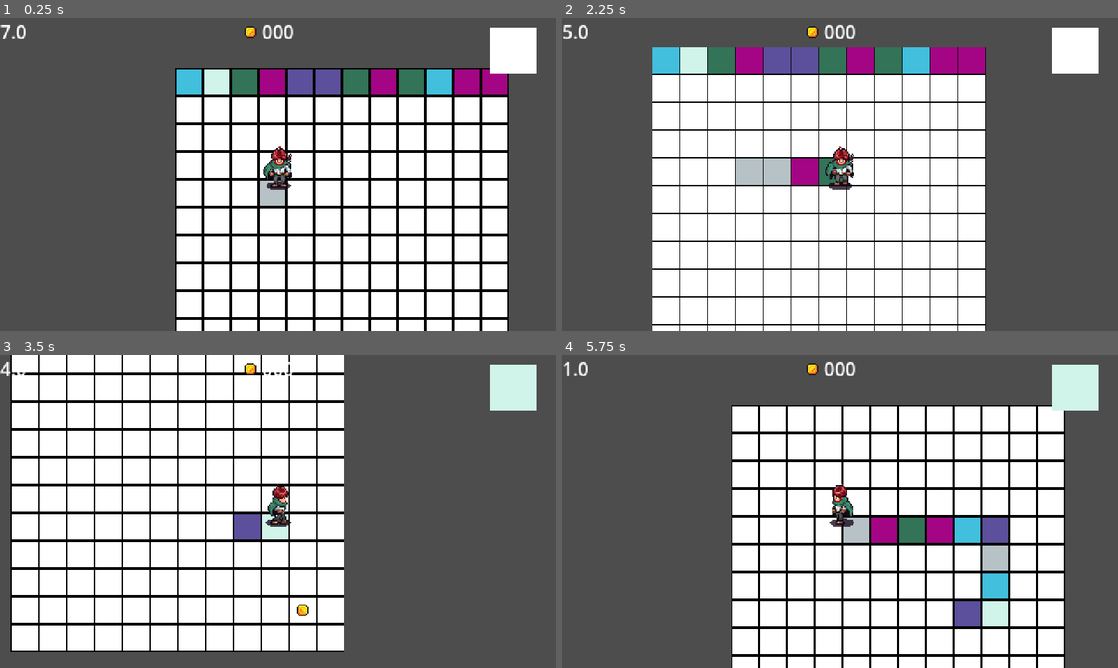
Above: before the commit, frames 1-4 (two rows, left to right).
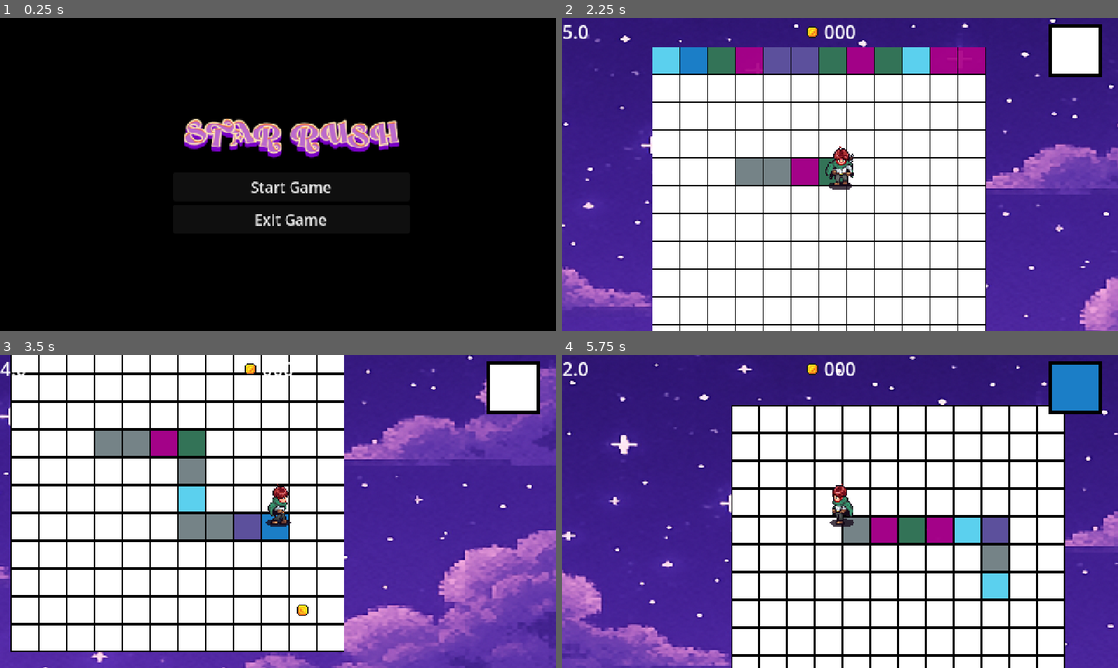
Above: after the commit, the same moments.

Repository: carlosveeck/star-rush
Game: Godot game, scene res://startgame.tscn
The game is run twice, just before and just after one commit, with the same random seed, the same clock (stepped at 60 frames per second) and the same inputs. Before the commit the project starts from res://node_2d.tscn.
Inputs (mouse positions are in pixels of both pictures, inside the frame that each line leads up to):
- Up to frame 1 (0.25 s): no input
- Up to frame 2 (2.25 s): click (851, 187) at 0.5 s, where only the run after the commit has a clickable "Start Game"; hold D (right) 1.28-2.03 s; hold S (down) from 2.03 s (still down)
- Up to frame 3 (3.5 s): release S (down) at 2.78 s; hold D (right) from 2.78 s (still down)
- Up to frame 4 (5.75 s): release D (right) at 3.53 s; hold W (up) 3.53-4.28 s; hold A (left) from 4.28 s (still down)

The runs differ from the first frame. In frame 1, 91% of the frame differs, in the area x 0-100%, y 0-100%; in frame 2, 46%; in frame 3, 46%; in frame 4, 52%.

Commit message:
feat: adição de background, tela inicial e alterações visuais pequenas

Diff:
--- a/starrush/Player/player.tscn
+++ b/starrush/Player/player.tscn
@@ -125,13 +125,13 @@
 
 [sub_resource type="AnimationLibrary" id="AnimationLibrary_ak7m6"]
 _data = {
-"RESET": SubResource("Animation_1e3nv"),
-"idle_down": SubResource("Animation_12k7h"),
-"idle_side": SubResource("Animation_yls4i"),
-"idle_up": SubResource("Animation_q2vf3"),
-"walk_down": SubResource("Animation_qmrll"),
-"walk_side": SubResource("Animation_aola0"),
-"walk_up": SubResource("Animation_opxgo")
+&"RESET": SubResource("Animation_1e3nv"),
+&"idle_down": SubResource("Animation_12k7h"),
+&"idle_side": SubResource("Animation_yls4i"),
+&"idle_up": SubResource("Animation_q2vf3"),
+&"walk_down": SubResource("Animation_qmrll"),
+&"walk_side": SubResource("Animation_aola0"),
+&"walk_up": SubResource("Animation_opxgo")
 }
 
 [sub_resource type="CircleShape2D" id="CircleShape2D_b7ihk"]
@@ -148,7 +148,7 @@
 
 [node name="AnimationPlayer" type="AnimationPlayer" parent="."]
 libraries = {
-"": SubResource("AnimationLibrary_ak7m6")
+&"": SubResource("AnimationLibrary_ak7m6")
 }
 
 [node name="StateMachine" type="Node" parent="."]
--- a/starrush/coin.tscn
+++ b/starrush/coin.tscn
@@ -37,8 +37,8 @@
 
 [sub_resource type="AnimationLibrary" id="AnimationLibrary_h4etq"]
 _data = {
-"RESET": SubResource("Animation_w14il"),
-"spin": SubResource("Animation_pdq0q")
+&"RESET": SubResource("Animation_w14il"),
+&"spin": SubResource("Animation_pdq0q")
 }
 
 [sub_resource type="CircleShape2D" id="CircleShape2D_0t63x"]
@@ -52,7 +52,7 @@
 
 [node name="AnimationPlayer" type="AnimationPlayer" parent="."]
 libraries = {
-"": SubResource("AnimationLibrary_h4etq")
+&"": SubResource("AnimationLibrary_h4etq")
 }
 autoplay = "spin"
 
--- a/starrush/game_over.tscn
+++ b/starrush/game_over.tscn
@@ -59,8 +59,8 @@
 
 [sub_resource type="AnimationLibrary" id="AnimationLibrary_ccer4"]
 _data = {
-"RESET": SubResource("Animation_yxx3c"),
-"fade_in": SubResource("Animation_y26ei")
+&"RESET": SubResource("Animation_yxx3c"),
+&"fade_in": SubResource("Animation_y26ei")
 }
 
 [node name="GameOver" type="Control"]
@@ -110,7 +110,7 @@
 
 [node name="EndAnim" type="AnimationPlayer" parent="."]
 libraries = {
-"": SubResource("AnimationLibrary_ccer4")
+&"": SubResource("AnimationLibrary_ccer4")
 }
 autoplay = "fade_in"
 
--- a/starrush/node_2d.tscn
+++ b/starrush/node_2d.tscn
@@ -1,13 +1,14 @@
-[gd_scene load_steps=16 format=3 uid="uid://ptt5jjtnj7l2"]
+[gd_scene load_steps=17 format=3 uid="uid://ptt5jjtnj7l2"]
 
 [ext_resource type="PackedScene" uid="uid://orlef60vd3v" path="res://Player/player.tscn" id="1_jm0qh"]
-[ext_resource type="Script" path="res://main.gd" id="1_tef7v"]
+[ext_resource type="Script" uid="uid://ce6g80nm2m1qh" path="res://main.gd" id="1_tef7v"]
 [ext_resource type="PackedScene" uid="uid://c16wj6duumgtj" path="res://tile.tscn" id="2_eul40"]
 [ext_resource type="PackedScene" uid="uid://bes8w6ctcyxhl" path="res://chosen_color.tscn" id="3_76hlw"]
 [ext_resource type="PackedScene" uid="uid://daejlbetahxvn" path="res://coin.tscn" id="4_q6r6c"]
-[ext_resource type="Script" path="res://coin_manager.gd" id="6_d21ai"]
+[ext_resource type="Script" uid="uid://deecdmu5lix0l" path="res://coin_manager.gd" id="6_d21ai"]
 [ext_resource type="Texture2D" uid="uid://1d81u23yvw5t" path="res://Collectible/Sprite/coin.png" id="6_kdubu"]
 [ext_resource type="AudioStream" uid="uid://bxo6smtqfn6af" path="res://1-34. Battle! Team Plasma.mp3" id="8_effvs"]
+[ext_resource type="Texture2D" uid="uid://dmv5lefmx383w" path="res://49989641-77bb-484b-bd79-e8d60cfd1987.png" id="9_4d7sh"]
 
 [sub_resource type="Animation" id="Animation_rj586"]
 length = 0.001
@@ -43,8 +44,8 @@
 
 [sub_resource type="AnimationLibrary" id="AnimationLibrary_4d7sh"]
 _data = {
-"RESET": SubResource("Animation_rj586"),
-"coin_spin": SubResource("Animation_d21ai")
+&"RESET": SubResource("Animation_rj586"),
+&"coin_spin": SubResource("Animation_d21ai")
 }
 
 [sub_resource type="RectangleShape2D" id="RectangleShape2D_d21ai"]
@@ -62,7 +63,7 @@
 [node name="Node2D" type="Node2D"]
 y_sort_enabled = true
 script = ExtResource("1_tef7v")
-tileColors = Array[Color]([Color(0.127934, 0.174892, 0.527099, 1), Color(0.360784, 0.313726, 0.611765, 1), Color(0.666667, 0, 0.533333, 0.933333), Color(0.717647, 0.760784, 0.776471, 1), Color(0.2, 0.45098, 0.341176, 1), Color(0.258824, 0.74902, 0.866667, 1), Color(0.815686, 0.956863, 0.917647, 1)])
+tileColors = Array[Color]([Color(0.127934, 0.174892, 0.527099, 1), Color(0.360784, 0.313726, 0.611765, 1), Color(0.666667, 0, 0.533333, 0.933333), Color(0.459832, 0.51226, 0.531203, 1), Color(0.2, 0.45098, 0.341176, 1), Color(0.356216, 0.815541, 0.931569, 1), Color(0.105209, 0.492775, 0.782225, 1)])
 tilePrefab = ExtResource("2_eul40")
 playerPreFab = ExtResource("2_eul40")
 chosenPreFab = ExtResource("3_76hlw")
@@ -120,7 +121,7 @@
 
 [node name="AnimationPlayer" type="AnimationPlayer" parent="HudCoins/control_coins/MarginContainer/coins_container/Sprite2D"]
 libraries = {
-"": SubResource("AnimationLibrary_4d7sh")
+&"": SubResource("AnimationLibrary_4d7sh")
 }
 
 [node name="StaticBody2D" type="StaticBody2D" parent="."]
@@ -165,6 +166,17 @@
 autostart = true
 
 [node name="CanvasLayer" type="CanvasLayer" parent="."]
+
+[node name="ColorRect2" type="ColorRect" parent="CanvasLayer"]
+anchors_preset = 1
+anchor_left = 1.0
+anchor_right = 1.0
+offset_left = -60.0
+offset_top = 5.0
+offset_right = -14.0
+offset_bottom = 51.0
+grow_horizontal = 0
+color = Color(0, 0, 0, 1)
 
 [node name="TimeRemaining" type="Label" parent="CanvasLayer"]
 offset_right = 40.0
@@ -183,8 +195,28 @@
 
 [node name="AudioStreamPlayer2D" type="AudioStreamPlayer2D" parent="."]
 stream = ExtResource("8_effvs")
+volume_db = -10.0
 autoplay = true
 parameters/looping = true
 
+[node name="Control" type="Control" parent="."]
+layout_mode = 3
+anchors_preset = 15
+anchor_right = 1.0
+anchor_bottom = 1.0
+grow_horizontal = 2
+grow_vertical = 2
+scale = Vector2(6.10327, 3.74417)
+
+[node name="TextureRect" type="TextureRect" parent="Control"]
+layout_mode = 0
+offset_left = -32.0
+offset_top = -31.0
+offset_right = 120.0
+offset_bottom = 129.0
+scale = Vector2(0.986049, 0.980699)
+texture = ExtResource("9_4d7sh")
+expand_mode = 1
+
 [connection signal="timeout" from="CountdownTimer" to="." method="_on_timer_timeout"]
 [connection signal="timeout" from="ColorTimer" to="." method="_on_color_timer_timeout"]
--- a/starrush/project.godot
+++ b/starrush/project.godot
@@ -11,8 +11,8 @@
 [application]
 
 config/name="StarRush"
-run/main_scene="res://node_2d.tscn"
-config/features=PackedStringArray("4.3", "Forward Plus")
+run/main_scene="uid://d0cqtscmeq4he"
+config/features=PackedStringArray("4.4", "Forward Plus")
 config/icon="res://icon.svg"
 
 [autoload]
--- /dev/null
+++ b/starrush/startgame.gd
@@ -0,0 +1,10 @@
+extends Control
+
+
+
+func _on_start_game_pressed() -> void:
+	get_tree().change_scene_to_file("res://node_2d.tscn")
+
+
+func _on_exit_game_pressed() -> void:
+	get_tree().quit()
--- /dev/null
+++ b/starrush/startgame.tscn
@@ -0,0 +1,52 @@
+[gd_scene load_steps=3 format=3 uid="uid://d0cqtscmeq4he"]
+
+[ext_resource type="Texture2D" uid="uid://nt0blsvov7hc" path="res://STAR-RUSH-07-04-2025 (1).png" id="1_61inq"]
+[ext_resource type="Script" uid="uid://yaglrdhhfhto" path="res://startgame.gd" id="1_lpm6y"]
+
+[node name="Control" type="Control"]
+layout_mode = 3
+anchors_preset = 15
+anchor_right = 1.0
+anchor_bottom = 1.0
+grow_horizontal = 2
+grow_vertical = 2
+script = ExtResource("1_lpm6y")
+
+[node name="ColorRect" type="ColorRect" parent="."]
+layout_mode = 1
+anchors_preset = 15
+anchor_right = 1.0
+anchor_bottom = 1.0
+grow_horizontal = 2
+grow_vertical = 2
+color = Color(0, 0, 0, 1)
+
+[node name="VBoxContainer" type="VBoxContainer" parent="."]
+layout_mode = 1
+anchors_preset = 8
+anchor_left = 0.5
+anchor_top = 0.5
+anchor_right = 0.5
+anchor_bottom = 0.5
+offset_left = -91.0
+offset_top = -58.0
+offset_right = 165.0
+offset_bottom = 78.0
+grow_horizontal = 2
+grow_vertical = 2
+scale = Vector2(0.8, 0.8)
+
+[node name="TextureRect" type="TextureRect" parent="VBoxContainer"]
+layout_mode = 2
+texture = ExtResource("1_61inq")
+
+[node name="start_game" type="Button" parent="VBoxContainer"]
+layout_mode = 2
+text = "Start Game"
+
+[node name="exit_game" type="Button" parent="VBoxContainer"]
+layout_mode = 2
+text = "Exit Game"
+
+[connection signal="pressed" from="VBoxContainer/start_game" to="." method="_on_start_game_pressed"]
+[connection signal="pressed" from="VBoxContainer/exit_game" to="." method="_on_exit_game_pressed"]
Binary file added: starrush/49989641-77bb-484b-bd79-e8d60cfd1987.png
Not shown, added: starrush/49989641-77bb-484b-bd79-e8d60cfd1987.png.import
Not shown: 1 places in starrush/Player/player.tscn that only renumber resources
Binary file added: starrush/STAR-RUSH-07-04-2025 (1).png
Not shown, added: starrush/STAR-RUSH-07-04-2025 (1).png.import
Binary file added: starrush/STAR-RUSH-07-04-2025.png
Not shown, added: starrush/STAR-RUSH-07-04-2025.png.import
Not shown: 1 places in starrush/chosen_color.tscn that only renumber resources
Not shown: 1 places in starrush/coin.tscn that only renumber resources
Not shown, added: starrush/export_presets.cfg
Not shown: 1 places in starrush/game_over.tscn that only renumber resources
Not shown, added: starrush/hud.gd.uid
(and 5 more such lines)
